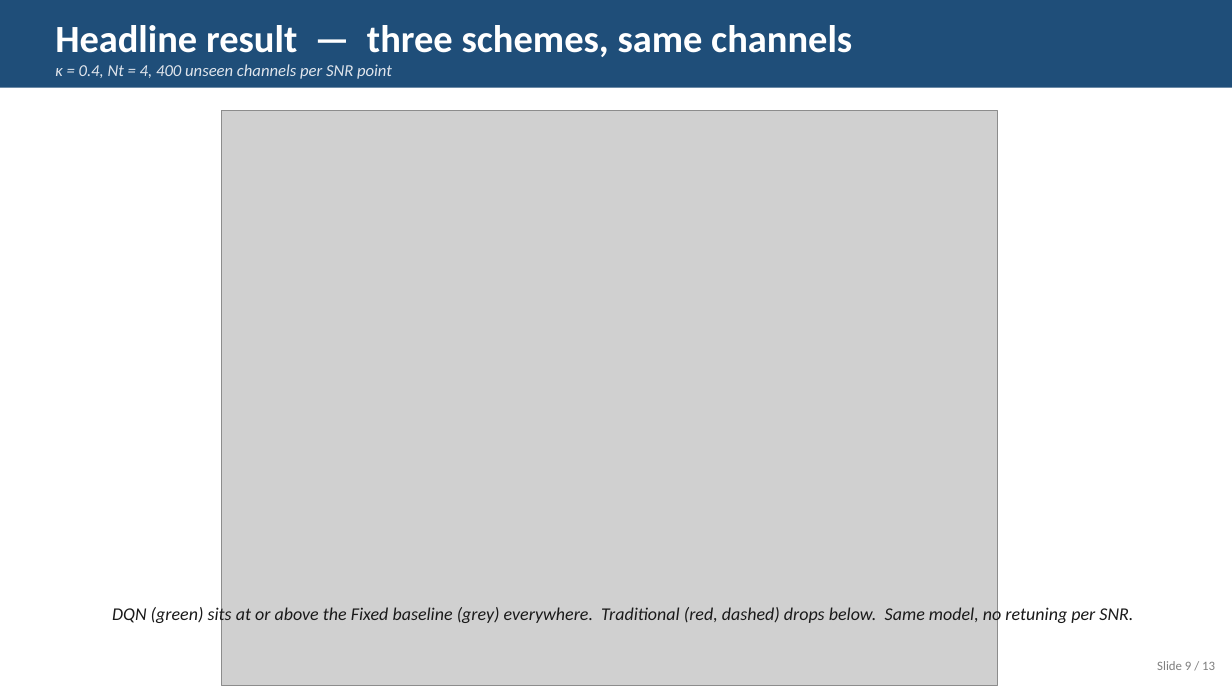
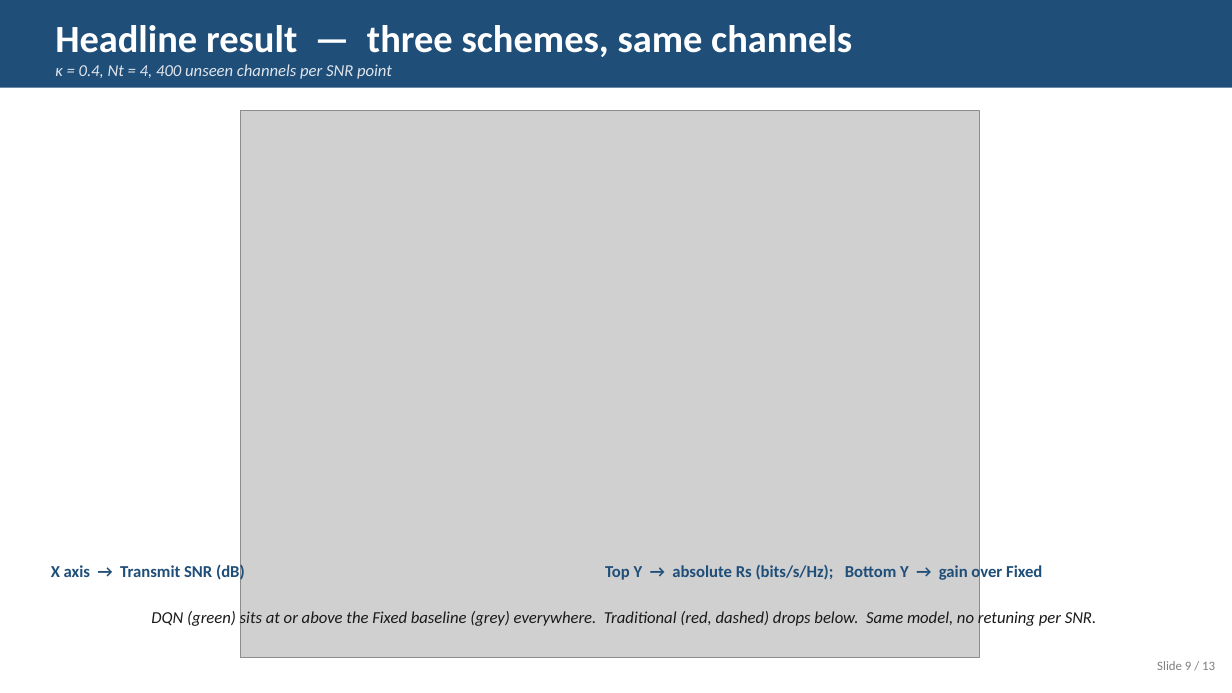
Before and after one commit to kryptbakar/DQN-Enhanced-Adaptive-Artificial-Noise-Power-Allocation, a slide deck: slide 9 of report/slides.pptx. Drawn at 1232x693 pixels with LibreOffice and Linux fonts; fonts in the diff are those of the drawing; grey boxes stand for pictures. Boxes give left, top, right and bottom in pixels: in the first picture for what was removed or moved away, otherwise in the second. Text is boxed around its words. In the diff, an @@ line names an element or a change of style, - is before the commit and + after.

Commit message:
add before/after framing, axis callouts, and presenter-script doc
Slides:
- New figure 12 (figures/12_before_after.png) — a horizontal two-panel
  comparison built specifically for the deck: left panel shows the
  state-of-the-art schemes only (Fixed + Traditional with noisy CSI)
  with an annotation pointing at where Traditional drops below Fixed;
  right panel adds the DQN curve with an annotation showing it stays
  at or above Fixed. Big 14pt axis labels, large tick fonts.
- scripts/make_before_after.py drives the figure off the trained
  Nt = 4 model so it stays in sync with the rest of the project.
- Slide 5 in the deck switched from fig 04 to fig 12, retitled
  'BEFORE vs AFTER our AI', with a navy-tinted axis callout strip
  underneath that reads 'X axis -> Transmit power, SNR (dB)' and
  'Y axis -> Average secrecy rate Rs (bits/s/Hz)'.
- Slides 9 and 10 also gained explicit X/Y axis callouts above their
  caption text so the audience knows what they are looking at without
  having to squint at the matplotlib labels.
- .gitignore: whitelist figures/12_before_after.png since it is
  embedded in the tracked report/slides.pptx.

New deliverable:
- report/presenter_script.docx — slide-by-slide teleprompter for the
  10-12 minute talk. Each slide has a SAY block (verbatim words),
  a DO block (physical action), POINT AT cues, and IF SIR ASKS
  tangents with answers. Full live-demo walkthrough for the
  Streamlit GUI: tab-by-tab, slider drag instructions, what to
  narrate while clicking. Final page is a one-page demo cheat-sheet
  to print and place on the laptop during the talk. Same metadata-
  stripping pipeline as the other deliverables.

```diff
--- a/report/slides.pptx
+++ b/report/slides.pptx
@@ picture: place and size @@
-picture at bbox=[222, 111, 998, 686]
+picture at bbox=[240, 111, 980, 658]
@@ text added at bbox=[51, 564, 245, 582], 13 pt, text #1F4E79, bold @@
+X axis → Transmit SNR (dB)
@@ text added at bbox=[605, 564, 1042, 582], 13 pt, text #1F4E79, bold @@
+Top Y → absolute Rs (bits/s/Hz); Bottom Y → gain over Fixed
@@ text "DQN (green) sits at or ..." at bbox=[151, 610, 1097, 628]: size 14 to 13 pt @@
```
Also in this commit, not shown: 1 other slide changed, 1 slide added, 1 slide removed, 6 other files.
